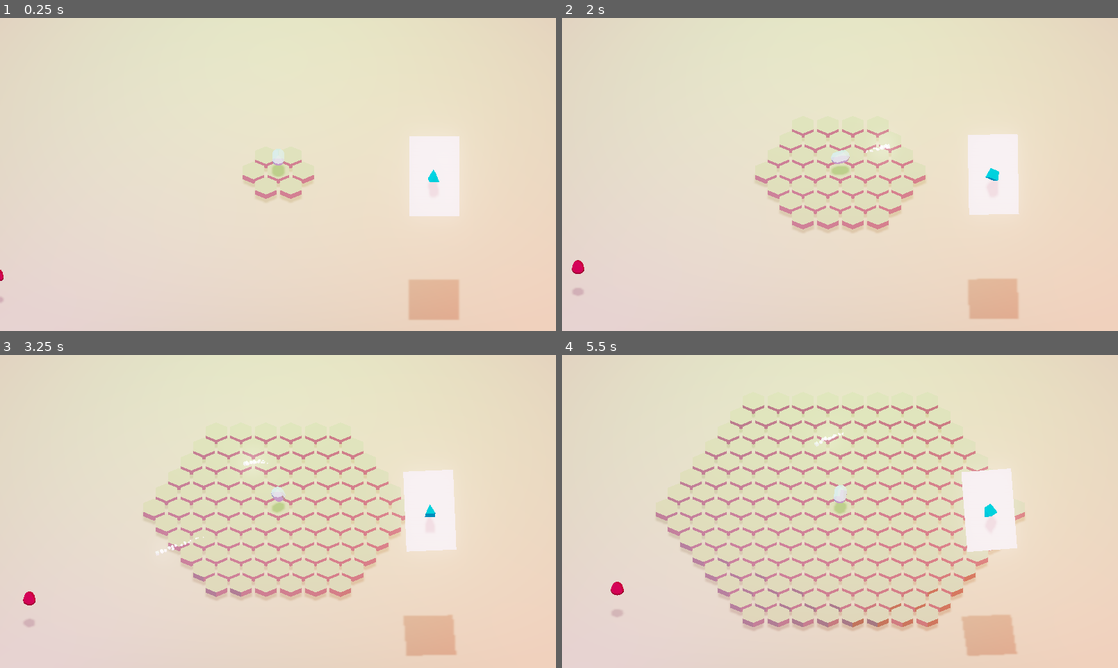
Above: before the commit, frames 1-4 (two rows, left to right).
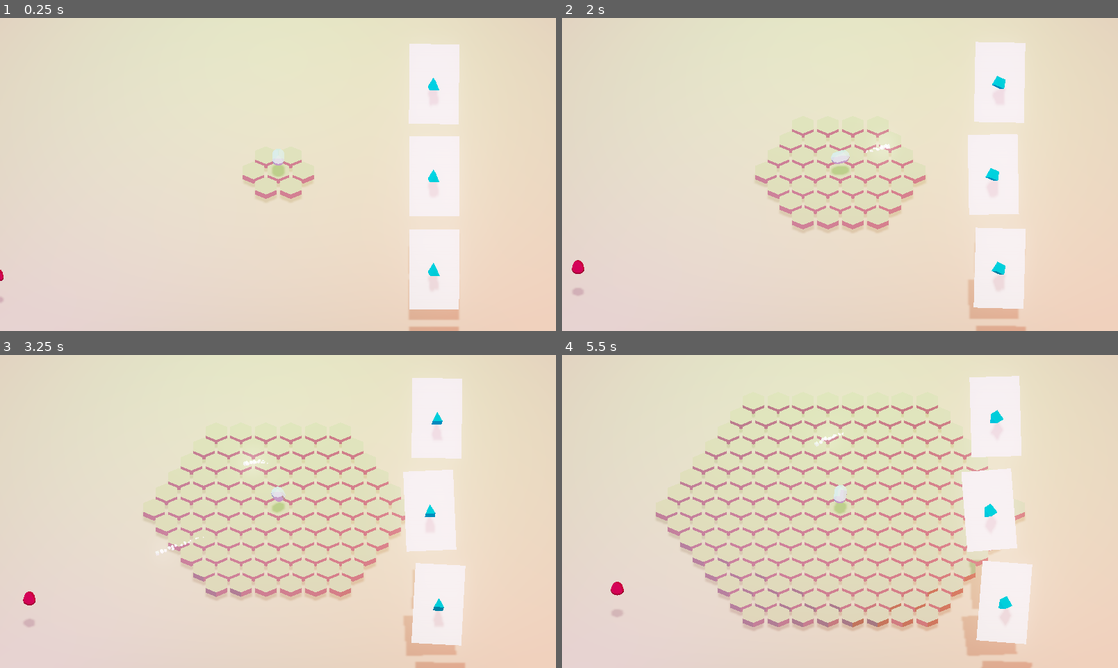
Above: after the commit, the same moments.

Repository: Trixxo/3dpix
Game: Godot game, scene res://Main.tscn
Same seed, same stepped clock (60 frames per second), same inputs: the game is played once before the commit and once after it.
Inputs (mouse positions are in pixels of both pictures, inside the frame that each line leads up to):
- Up to frame 1 (0.25 s): no input
- Up to frame 2 (2 s): tap Enter at 0.5 s; move the mouse to (962, 158) at 0.52 s; press the mouse at (962, 158) at 0.53 s; tap Space at 0.77, 1.52 s; move the mouse to (728, 190) at 1.27 s; release the mouse at (728, 190) at 1.28 s; click (728, 190) at 1.35 s
- Up to frame 3 (3.25 s): tap Space at 2, 3.02 s; move the mouse to (333, 442) at 2.02 s; press the mouse at (333, 442) at 2.03 s; move the mouse to (250, 574) at 2.77 s; release the mouse at (250, 574) at 2.78 s; click (250, 574) at 2.85 s
- Up to frame 4 (5.5 s): move the mouse to (1006, 558) at 3.52 s; press the mouse at (1006, 558) at 3.53 s; tap Space at 3.77, 4.52 s; tap C (debug_show_cards, bound only after the commit) at 4.15 s; move the mouse to (673, 464) at 4.27 s; release the mouse at (673, 464) at 4.28 s; click (673, 464) at 4.35 s; move the mouse to (867, 511) at 5.02 s; press the mouse at (867, 511) at 5.03 s

The runs differ from the first frame. In frame 1, 4.7% of the frame differs, in the area x 73-83%, y 8-100%; in frame 2, 4.7%; in frame 3, 4.8%; in frame 4, 5.0%, in the area x 73-85%, y 6-100%.

Commit message:
hide and show cards

Diff:
--- a/UI/Card.gd
+++ b/UI/Card.gd
@@ -3,6 +3,8 @@
 var idle_movement_factor = 0 + randf() * PI
 onready var camera = $'../../Camera'
 onready var initial_scale = scale
+
+signal click
 
 func _ready():
     var _e = $Area.connect("mouse_entered", self, "_mouse_entered")
@@ -24,4 +26,5 @@
 
 func _area_input_event(_cam, event, _position, _normal, _shape_index):
     if event.is_action_released("game_select"):
+        emit_signal("click")
         $"/root/Node2D/HexGrid".start_building_tower($Preview)
--- /dev/null
+++ b/UI/UI.gd
@@ -0,0 +1,15 @@
+extends Spatial
+
+func _ready():
+    for card in get_children():
+        card.connect("click", self, "_card_clicked", [card])
+
+func _unhandled_input(event):
+    if event.is_action_released("debug_show_cards"):
+        for card in get_children():
+            card.show()
+
+func _card_clicked(card):
+    $"/root/Node2D/HexGrid".start_building_tower(card.get_node("Preview"))
+    for card in get_children():
+        card.hide()
--- a/UI/UI.tscn
+++ b/UI/UI.tscn
@@ -1,16 +1,16 @@
-[gd_scene load_steps=2 format=2]
+[gd_scene load_steps=3 format=2]
 
 [ext_resource path="res://UI/Card.tscn" type="PackedScene" id=1]
+[ext_resource path="res://UI/UI.gd" type="Script" id=2]
 
 [node name="UI" type="Spatial"]
+script = ExtResource( 2 )
 
 [node name="Card" parent="." instance=ExtResource( 1 )]
 transform = Transform( 0.8, 0, 0, 0, 0.8, 0, 0, 0, 1, 24.9131, -15.1379, 0 )
-visible = false
 
 [node name="Card2" parent="." instance=ExtResource( 1 )]
 transform = Transform( 0.8, 0, 0, 0, 0.8, 0, 0, 0, 1, 24.9131, -0.215212, 0 )
 
 [node name="Card3" parent="." instance=ExtResource( 1 )]
 transform = Transform( 0.8, 0, 0, 0, 0.8, 0, 0, 0, 1, 24.9131, 14.4948, 0 )
-visible = false
--- a/project.godot
+++ b/project.godot
@@ -32,6 +32,11 @@
 "events": [ Object(InputEventMouseButton,"resource_local_to_scene":false,"resource_name":"","device":0,"alt":false,"shi …(212 unchanged characters)…
  ]
 }
+debug_show_cards={
+"deadzone": 0.5,
+"events": [ Object(InputEventKey,"resource_local_to_scene":false,"resource_name":"","device":0,"alt":false,"shift":false,"control":false,"meta":false,"command":false,"pressed":false,"scancode":67,"physical_scancode":0,"unicode":0,"echo":false,"script":null)
+ ]
+}
 
 [physics]
 
